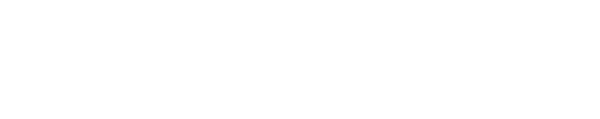
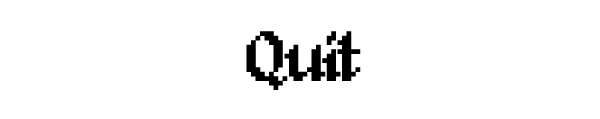
Layers edited between the first and the second 600 x 119 image:
renamed "Play" to "Quit", painted on it over [246, 31, 361, 90]
